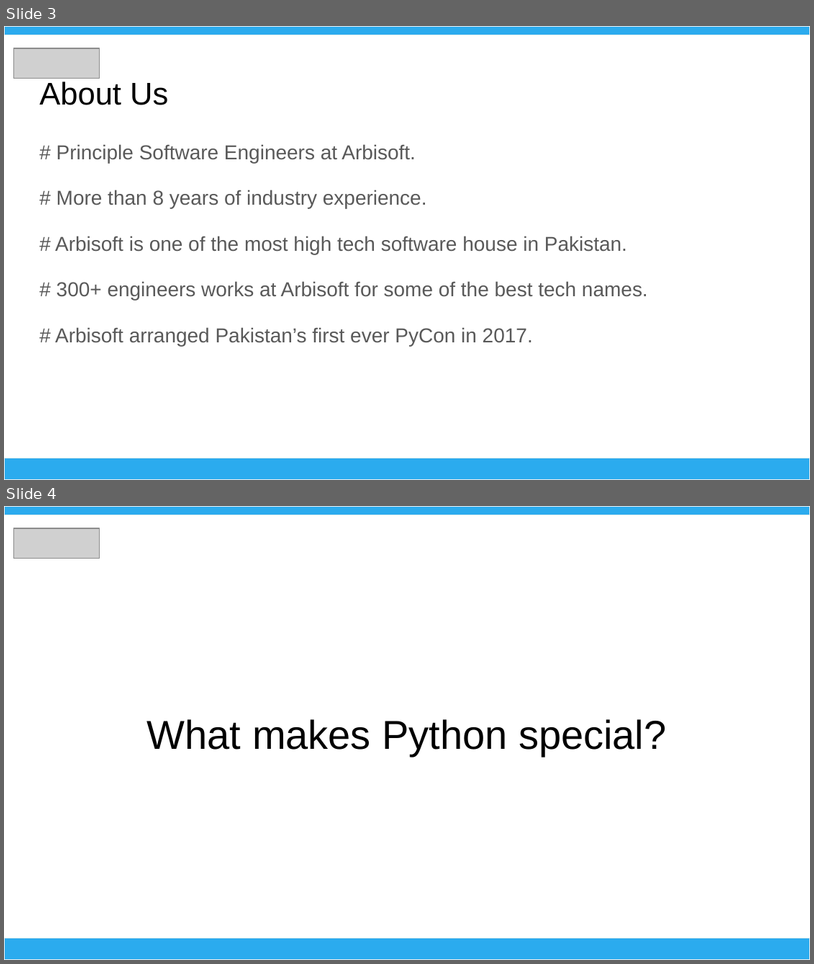
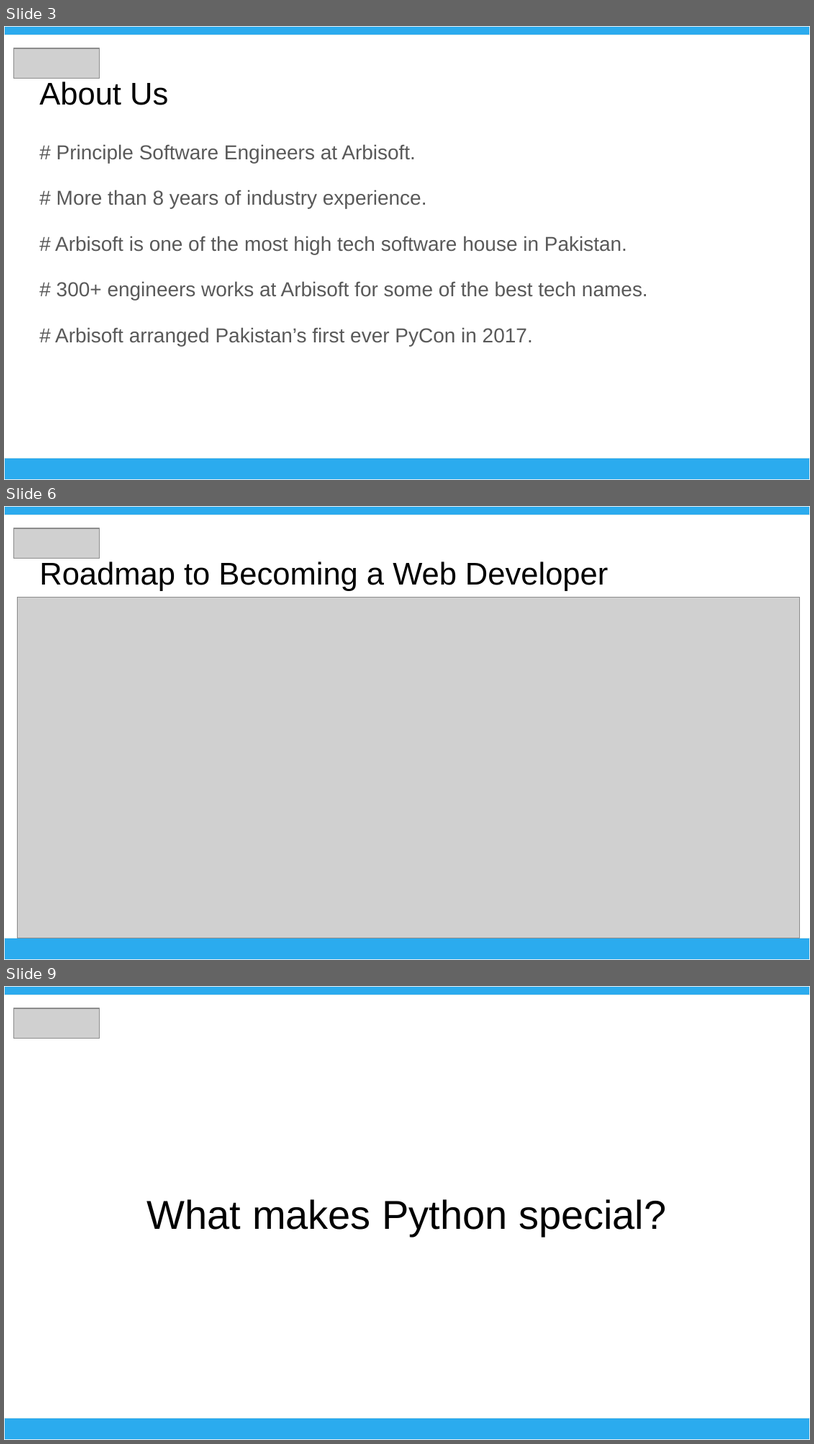
Before and after one commit to muzzammil-hussain/umt_workshop_1803, a slide deck: Advance_Web_Technologies.pptx. Shown one above the other, each under a label of ours: slides 3 and 4 before the commit, slides 3, 6 and 9 after it; the slides between them are not shown. The pictures are 814x964 and 814x1444 pixels, drawn with LibreOffice and Linux fonts; fonts in the diff are those of the drawing; grey boxes stand for pictures. Boxes give left, top, right and bottom in pixels: in the first picture for what was removed or moved away, otherwise in the second. Text is boxed around its words. In the diff, an @@ line names an element or a change of style, - is before the commit and + after.

```diff
--- a/Advance_Web_Technologies.pptx
+++ b/Advance_Web_Technologies.pptx
@@ slide 6 added at (x1=4, y1=506, x2=810, y2=960), background #FFFFFF @@
@@ rectangle added at (x1=4, y1=506, x2=810, y2=515), fill #2BABEE, outline #EFEFEF 0.75 pt @@
@@ picture added at (x1=13, y1=528, x2=99, y2=559) @@
@@ title added at (x1=39, y1=561, x2=608, y2=591), 28 pt, text #000000 @@
+Roadmap to Becoming a Web Developer
@@ picture added at (x1=18, y1=597, x2=800, y2=937) @@
@@ rectangle added at (x1=4, y1=937, x2=810, y2=959), fill #2BABEE, outline #EFEFEF 0.75 pt @@
@@ what was slide 4 is now slide 9 @@
```
Also in this commit, not shown: 13 other slides added.
